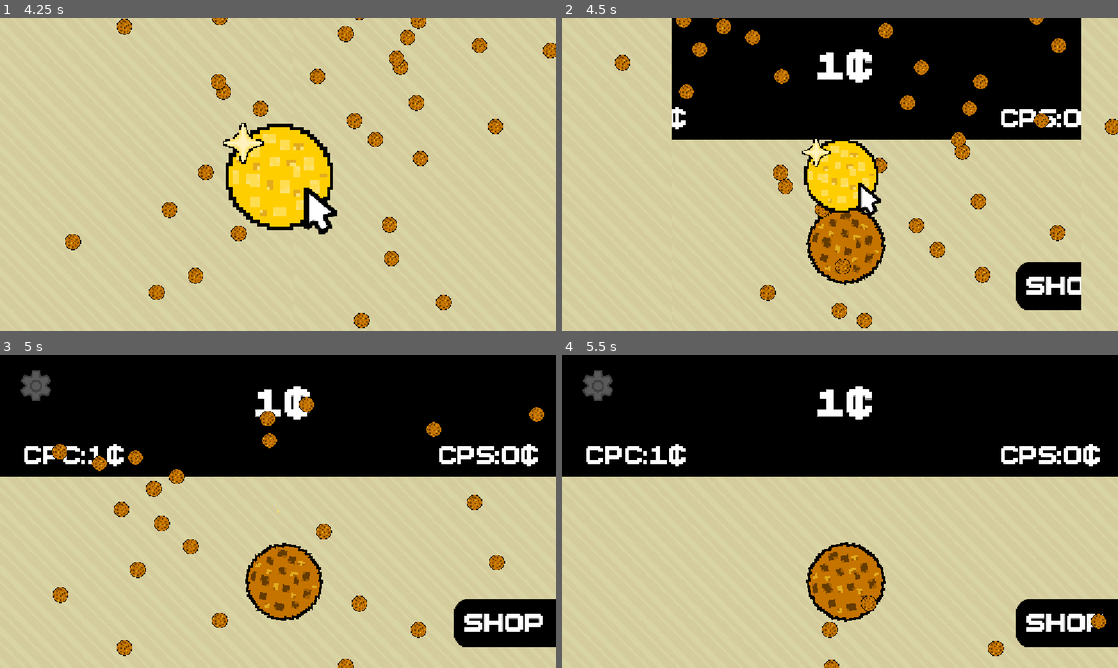
Above: before the commit, frames 1-4 (two rows, left to right).
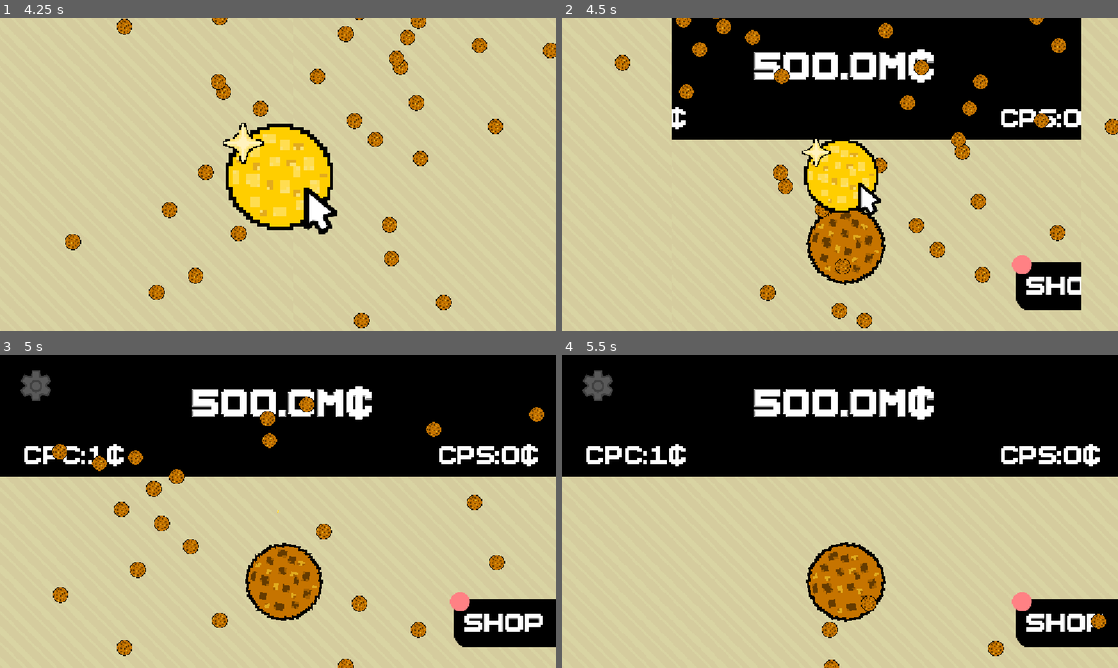
Above: after the commit, the same moments.

Repository: ashmitiscodingpython/sparkle-milkyway
Game: Godot game, scene res://scenes/main.tscn
Two runs of this game, one before a commit and one after it. Both use one fixed random seed, a clock stepped at 60 frames per second and the inputs below.
Inputs (mouse positions are in pixels of both pictures, inside the frame that each line leads up to):
- Up to frame 1 (4.25 s): tap Enter at 0.5 s; move the mouse to (289, 243) at 0.52 s; hold Right 0.53-1.28 s; tap Alt at 0.6, 2.1, 3.6 s; click (289, 243) at 0.67 s; move the mouse to (522, 287) at 1.27 s; hold Down 1.28-2.03 s; tap Shift at 1.35, 2.85 s; click (522, 287) at 1.42 s; move the mouse to (389, 36) at 2.02 s; hold Right 2.03-2.78 s; click (389, 36) at 2.17 s; move the mouse to (38, 49) at 2.77 s; hold Up 2.78-3.53 s; click (38, 49) at 2.92 s; move the mouse to (189, 155) at 3.52 s; hold Left from 3.53 s (still down); click (189, 155) at 3.67 s
- Up to frame 2 (4.5 s): keep holding Left; move the mouse to (840, 177) at 4.27 s; tap Shift at 4.35 s; click (840, 177) at 4.42 s
- Up to frame 3 (5 s): keep holding Left
- Up to frame 4 (5.5 s): move the mouse to (867, 511) at 5.02 s; release Left at 5.03 s; hold Down from 5.03 s (still down); tap Alt at 5.1 s; click (867, 511) at 5.17 s

Frame 1 is identical in both runs. In frame 2, 1.9% of the frame differs, in the area x 34-85%, y 10-82%; in frame 3, 2.0%; in frame 4, 2.1%.

Commit message:
V1.1 FINAL COMMIT

Diff:
--- a/scenes/main.tscn
+++ b/scenes/main.tscn
@@ -239,6 +239,7 @@
 [node name="GameManager" type="Node2D" parent="." unique_id=1908970732]
 unique_name_in_owner = true
 script = ExtResource("4_jkv2x")
+cookies = 500000000
 
 [node name="CPS Counter" type="Label" parent="." unique_id=731323940]
 texture_filter = 1
--- a/scripts/black_market.gd
+++ b/scripts/black_market.gd
@@ -45,6 +45,9 @@
 			mcx += (175 - mcx) / 5
 		else:
 			x += (64 - area.position.x) / 5
+			if game.open and mouse:
+				$"../ALT".touchtime += 1
+				$"../ALT".texture = load("res://images/black_alt.png")
 	else:
 		area.visible = false
 	game.mcx_a = mcx
--- a/scripts/shop.gd
+++ b/scripts/shop.gd
@@ -29,6 +29,9 @@
 			are.position += Vector2((1010 - x) / 5, 0)
 		else:
 			are.position += Vector2((1071 - x) / 5, 0)
+			if game_manager.black and mouse:
+				$"../ALT".touchtime += 1
+				$"../ALT".texture = load("res://images/shop_alt.png")
 	else:
 		cook_x += (-242 - cook_x) / 5
 		shop_back.position += Vector2((1000 - sx) / 5, 0)
Not shown, changed: CREDITS.txt
Binary file added: images/black_alt.png
Binary file changed: images/llllava cccokie_alt.png
Binary file added: images/shop_alt.png
Not shown, added: images/llllava cccokie_alt.png~
Not shown, added: images/shop_alt.png~
